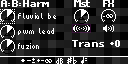
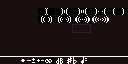
Revision of a layered 128px x 64px image; what changed, layer by layer:
added group "stereo spreads copy 2" with 38 layers above "stereo spreads copy" over left=0, top=0, right=128, bottom=64
added layer "selection copy" (1st of 3, in "stereo spreads copy 2") (41%) in group "stereo spreads copy 2" over left=72, top=24, right=91, bottom=33
added layer "-1.0" (1st of 3, in "stereo spreads copy 2") in group "stereo spreads copy 2" over left=38, top=8, right=55, bottom=15
added layer "-0.75" (1st of 2, in "stereo spreads copy 2") in group "stereo spreads copy 2" over left=56, top=8, right=73, bottom=15
added layer "-0.5" (1st of 3, in "stereo spreads copy 2") in group "stereo spreads copy 2" over left=74, top=8, right=89, bottom=15
added layer "-0.25" (1st of 2, in "stereo spreads copy 2") in group "stereo spreads copy 2" over left=95, top=8, right=109, bottom=15
added layer "0.0" (1st of 2, in "stereo spreads copy 2") in group "stereo spreads copy 2" over left=110, top=8, right=127, bottom=15
added layer "+.25" (1st of 2, in "stereo spreads copy 2") in group "stereo spreads copy 2" over left=38, top=16, right=55, bottom=23
added layer "+0.5" (1st of 3, in "stereo spreads copy 2") in group "stereo spreads copy 2" over left=58, top=16, right=73, bottom=23
added layer "+.75" (1st of 2, in "stereo spreads copy 2") in group "stereo spreads copy 2" over left=74, top=16, right=91, bottom=23
added layer "+1.0" (1st of 3, in "stereo spreads copy 2") in group "stereo spreads copy 2" over left=92, top=16, right=109, bottom=23
added layer "Layer 631" in group "stereo spreads copy 2" over left=0, top=0, right=128, bottom=64
hid group "stereo spreads copy" (37 layers) over left=72, top=24, right=91, bottom=33
hid group "PERF PAGE 1" (68 layers) over left=0, top=0, right=128, bottom=54
